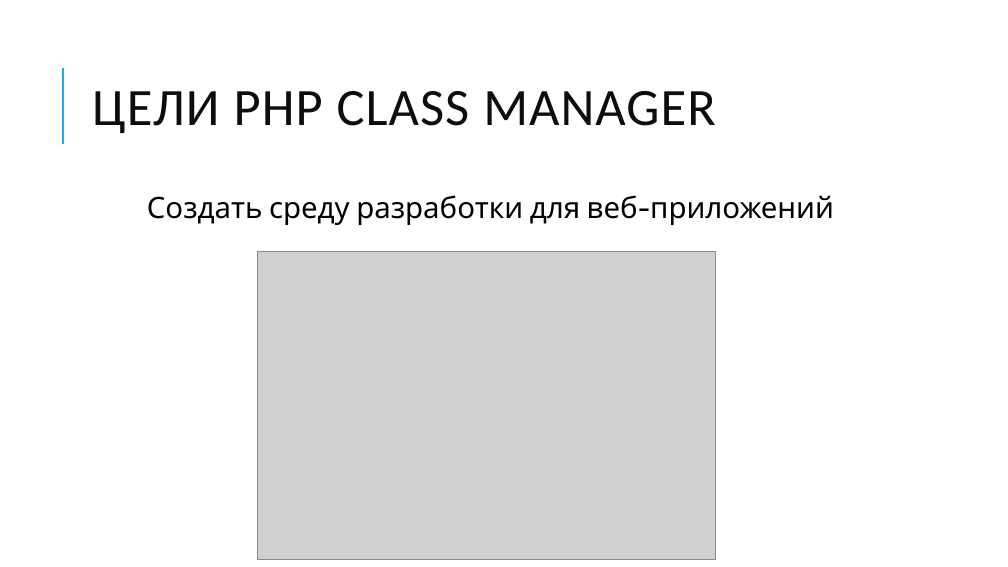
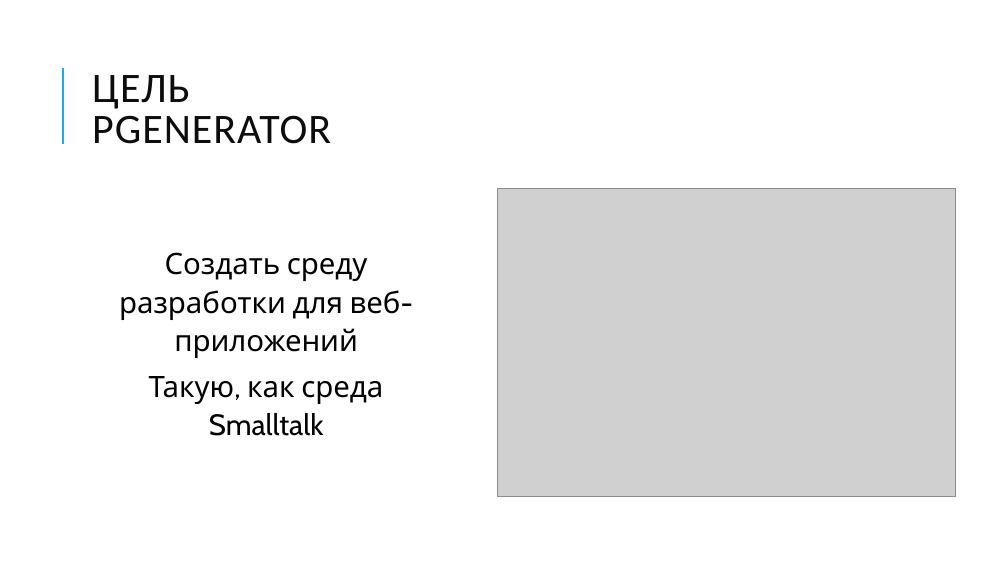
Before and after one commit to pmswga/PCM, a slide deck: slide 2 of other/PGenerator.pptx. Drawn at 1008x567 pixels with LibreOffice and Linux fonts; fonts in the diff are those of the drawing; grey boxes stand for pictures. Boxes give left, top, right and bottom in pixels: in the first picture for what was removed or moved away, otherwise in the second. Text is boxed around its words. In the diff, an @@ line names an element or a change of style, - is before the commit and + after.

```diff
--- a/other/PGenerator.pptx
+++ b/other/PGenerator.pptx
@@ title at <box>92,75,331,144</box>: text changed; size 50 to 40 pt @@
-ЦЕЛИ PHP CLASS MANAGER
+ЦЕЛЬ PGENERATOR
@@ text "Создать среду разработки для веб-приложений" at <box>119,252,401,436</box>: vertical alignment top to middle @@
@@ picture: place and size @@
-picture at <box>258,252,716,560</box>
+picture at <box>497,188,955,497</box>
@@ text at <box>119,252,401,358</box>: bullet   to none; line spacing 0.9 to 1.08; less space between paragraphs @@
@@ text at <box>149,376,383,436</box>: paragraph added @@
+Такую, как среда Smalltalk
```
Also in this commit, not shown: 3 other slides changed, 3 slides added, 1 slide removed, 24 other files.
